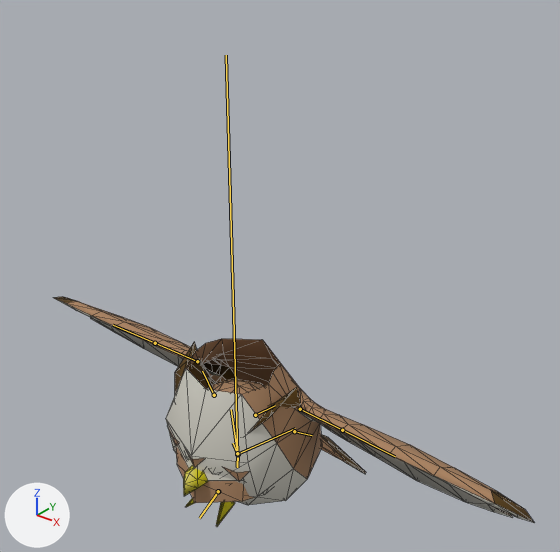
The glTF model models/eule.glb: old version first, new version second.
The view is the same before and after, from a camera (50 mm lens) standing at (1.079, -1.176, 1.28) and looking at (0.066, 0.09, 0.495). Every picture has the same lights, and +X, +Y and +Z are marked at lower left. The older version comes first. The bones that change are drawn over the model as lines. Mesh edges are drawn as thin lines.
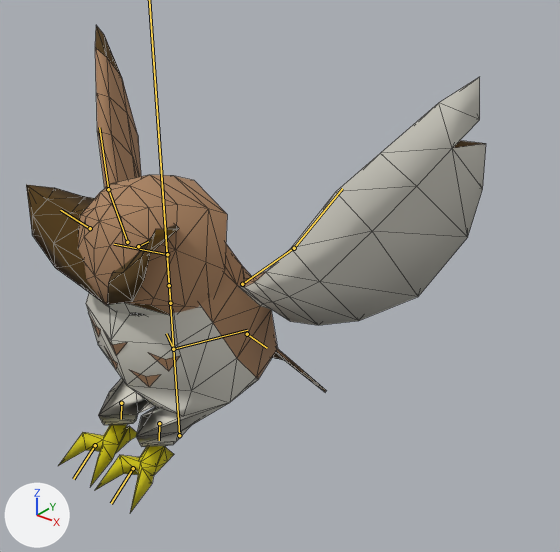
The newer file adds an action. The first version stands in its rest pose; the second is drawn at frame 4 of the action 'fly'.

Location of each change, (x1, y1, x2, y2) in pixels of the pictures (560 x 552 px):
'Object_9', posed (113% taller)
    before: (54, 297, 534, 526)
    after: (26, 25, 486, 513)
bone 'pelvis_04', root to tip
    before: (237, 454) to (295, 428)
    after: (173, 349) to (247, 330)
bone 'tail02_ctrl_05', root to tip
    before: (294, 431) to (312, 435)
    after: (247, 334) to (267, 348)
bone 'chest_07', root to tip
    before: (237, 454) to (233, 443)
    after: (173, 349) to (166, 333)
bone 'uparm_ctrl_L_011', root to tip
    before: (300, 409) to (342, 430)
    after: (242, 284) to (294, 248)
bone 'arm_ctrl_L_012', root to tip
    before: (342, 430) to (395, 456)
    after: (294, 248) to (342, 188)
bone 'uparm_ctrl_R_015', root to tip
    before: (197, 361) to (155, 343)
    after: (127, 242) to (108, 189)
bone 'arm_ctrl_R_016', root to tip
    before: (155, 343) to (113, 325)
    after: (108, 189) to (99, 127)
bone 'thigh_L_018', root to tip
    before: (238, 454) to (237, 467)
    after: (159, 423) to (159, 440)
bone 'toe_L_020', root to tip
    before: (218, 491) to (199, 518)
    after: (133, 468) to (111, 503)
bone 'thigh_R_021', root to tip
    before: (237, 454) to (237, 467)
    after: (121, 403) to (121, 419)
bone 'toe_R_023', root to tip
    before: (218, 491) to (199, 518)
    after: (95, 445) to (73, 479)
bone 'neck01_IK_ctrl_026', root to tip
    before: (237, 454) to (237, 453)
    after: (167, 254) to (167, 252)
bone 'head_ctrl_027', root to tip
    before: (237, 453) to (231, 409)
    after: (167, 254) to (114, 244)
bone 'ear01_L_031', root to tip
    before: (255, 415) to (275, 405)
    after: (138, 246) to (148, 241)
bone 'ear01_R_033', root to tip
    before: (214, 395) to (202, 371)
    after: (90, 228) to (60, 210)

What the commit changed:
Bone 'center_ctrl_03' (bone_center_ctrl_03) moves from (0.0, 0.0, 0.0) to (0.0, 0.177, 0.194).
Bone 'pelvis_04' (bone_pelvis_04) moves from (0.0, 0.0, 0.0) to (0.0, -0.056, 0.22).
Bone 'tail02_ctrl_05' (bone_tail02_ctrl_05) turns from (0, 0, 0) to (-8, 0, 0) degrees about its own x, y and z.
Bone 'chest_07' (bone_chest_07) moves from (0.0, 0.0, 0.0) to (0.0, 0.214, -0.078).
Bone 'uparm_ctrl_L_011' (bone_uparm_ctrl_l_011) turns from (0, 0, 0) to (39, -9, 17) degrees about its own x, y and z.
Bone 'arm_ctrl_L_012' (bone_arm_ctrl_l_012) turns from (0, 0, 0) to (17, 0, 0) degrees about its own x, y and z.
Bone 'uparm_ctrl_R_015' (bone_uparm_ctrl_r_015) turns from (0, 0, 0) to (38, 9, -18) degrees about its own x, y and z.
Bone 'arm_ctrl_R_016' (bone_arm_ctrl_r_016) turns from (0, 0, 0) to (17, 0, 0) degrees about its own x, y and z.
Bone 'thigh_L_018' (bone_thigh_l_018) moves from (0.0, 0.0, 0.0) to (0.062, -0.111, -0.116).
Bone 'thigh_L_018' (bone_thigh_l_018) turns from (0, 0, 0) to (-4, -1, 0) degrees about its own x, y and z.
Bone 'toe_L_020' (bone_toe_l_020) turns from (0, 0, 0) to (12, 0, 1) degrees about its own x, y and z.
Bone 'thigh_R_021' (bone_thigh_r_021) moves from (0.0, 0.0, 0.0) to (-0.062, -0.111, -0.116).
Bone 'thigh_R_021' (bone_thigh_r_021) turns from (0, 0, 0) to (-4, 1, -1) degrees about its own x, y and z.
Bone 'toe_R_023' (bone_toe_r_023) turns from (0, 0, 0) to (12, -1, -1) degrees about its own x, y and z.
Bone 'chest_FK_ctrl_024' (bone_chest_fk_ctrl_024) moves from (0.0, 0.0, 0.0) to (0.0, 0.23, 0.0).
Bone 'neck02_FK_ctrl_00' (bone_neck02_fk_ctrl_00) moves from (0.0, 0.0, 0.0) to (0.0, 0.112, 0.0).
Bone 'neck01_FK_ctrl_025' (bone_neck01_fk_ctrl_025) moves from (0.0, 0.0, 0.0) to (0.0, 0.041, 0.0).
Bone 'neck01_IK_ctrl_026' (bone_neck01_ik_ctrl_026) moves from (0.0, 0.0, 0.0) to (0.0, 0.07, 0.0).
Bone 'head_ctrl_027' (bone_head_ctrl_027) moves from (0.0, 0.0, 0.0) to (0.0, -0.005, 0.0).
Bone 'head_ctrl_027' (bone_head_ctrl_027) turns from (0, 0, 0) to (56, 0, 0) degrees about its own x, y and z.
Bone 'ear01_L_031' (bone_ear01_l_031) turns from (0, 0, 0) to (0, 0, -6) degrees about its own x, y and z.
Bone 'ear01_R_033' (bone_ear01_r_033) turns from (0, 0, 0) to (0, 0, 6) degrees about its own x, y and z.
